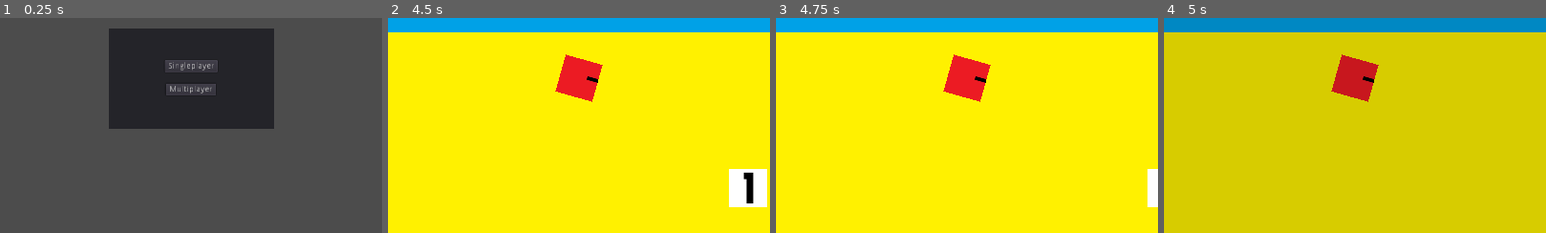
Above: before the commit, frames 1-4 (left to right).
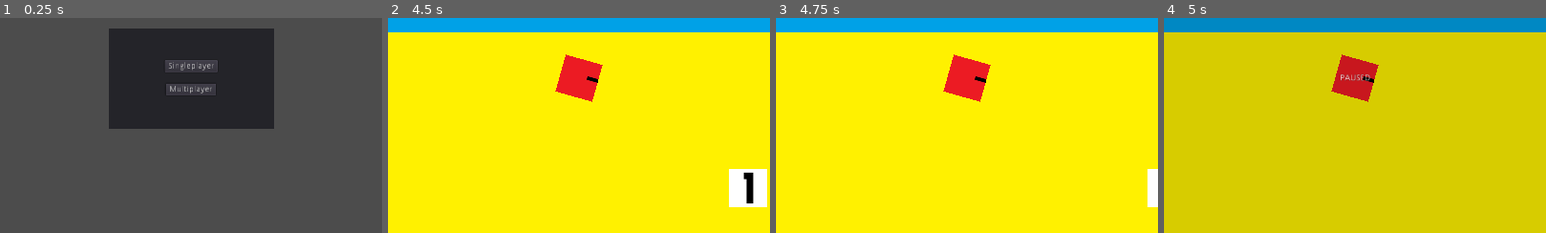
Above: after the commit, the same moments.

Repository: devmcclu/Project-FreeGUN
Game: Godot game, scene res://main_menu/mainmenu.tscn
The game is run twice, just before and just after one commit, with the same random seed, the same clock (stepped at 60 frames per second) and the same inputs.
Inputs (mouse positions are % of the whole screen's width and height, from its top left):
- Up to frame 1 (0.25 s): no input
- Up to frame 2 (4.5 s): click "Singleplayer" at 0.5 s; tap Enter at 1.25 s; move the mouse to (72, 45) at 1.27 s; hold D (player_move_right) 1.28-2.03 s; click (72, 45) at 1.35 s; move the mouse to (30, 55) at 2.02 s; hold S (player_move_down) 2.03-2.78 s; tap 1 (switch_weapon_1) at 2.1 s; move the mouse to (60, 28) at 2.77 s; hold D (player_move_right) 2.78-3.53 s; tap 2 (switch_weapon_2) at 2.85 s; move the mouse to (45, 70) at 3.52 s; hold W (player_move_up) 3.53-4.28 s; tap 3 (switch_weapon_3) at 3.6 s; move the mouse to (80, 65) at 4.27 s; hold A (player_move_left) from 4.28 s (still down); hold Mouse wheel up (weapon_up) from 4.28 s (still down)
- Up to frame 3 (4.75 s): keep holding A (player_move_left); keep holding Mouse wheel up (weapon_up)
- Up to frame 4 (5 s): keep holding A (player_move_left); keep holding Mouse wheel up (weapon_up); tap Escape (pause) at 4.9 s
The pictures show only the part of the screen within x 25-75%, y 36-86%; the shares and areas given below are measured in that part.

Frames 1-3 are identical in both runs. In frame 4, 0.1% of the frame differs, in the area x 46-54%, y 26-30%.

Commit message:
Add label to pause menu

Diff:
--- a/pause_menu/PauseMenu.tscn
+++ b/pause_menu/PauseMenu.tscn
@@ -2,7 +2,7 @@
 
 [ext_resource path="res://pause_menu/PauseMenu.gd" type="Script" id=1]
 
-[node name="PauseMenu" type="Control"]
+[node name="PauseMenu" type="Control" index="0"]
 
 pause_mode = 2
 anchor_left = 0.0
@@ -31,3 +31,25 @@
 size_flags_horizontal = 1
 size_flags_vertical = 1
 color = Color( 0, 0, 0, 0.154667 )
+
+[node name="Label" type="Label" parent="." index="1"]
+
+anchor_left = 0.5
+anchor_top = 0.5
+anchor_right = 0.5
+anchor_bottom = 0.5
+margin_left = -25.5
+margin_top = -7.0
+margin_right = 25.5
+margin_bottom = 7.0
+rect_pivot_offset = Vector2( 0, 0 )
+rect_clip_content = false
+mouse_filter = 2
+mouse_default_cursor_shape = 0
+size_flags_horizontal = 1
+size_flags_vertical = 4
+text = "PAUSED"
+align = 1
+percent_visible = 1.0
+lines_skipped = 0
+max_lines_visible = -1
